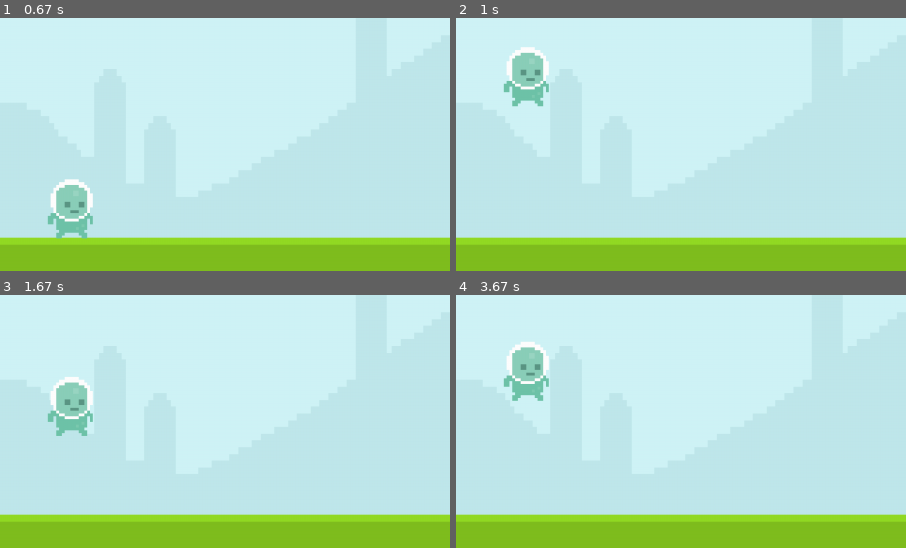
Above: before the commit, frames 1-4 (two rows, left to right).
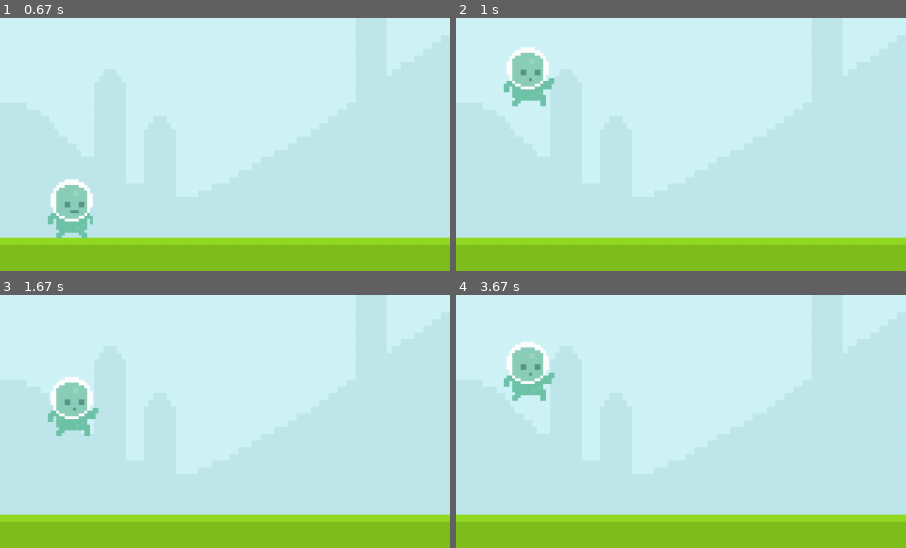
Above: after the commit, the same moments.

Repository: Zyphaex/pygame
Game: pygame game, started from main.py
Two runs of this game, one before a commit and one after it. Both use one fixed random seed, a clock stepped at 60 frames per second and the inputs below.
Inputs (mouse positions are % of the whole screen's width and height, from its top left):
- Up to frame 1 (0.67 s): tap Space at 0.33 s
- Up to frame 2 (1 s): click (50, 57) at 0.72 s
- Up to frame 3 (1.67 s): click (87, 85) at 1.55 s
- Up to frame 4 (3.67 s): click (45, 76) at 2.38 s; click (36, 29) at 3.22 s
The pictures show only the part of the screen within x 0-50%, y 40-90%; the shares and areas given below are measured in that part.

Frame 1 is identical in both runs. In frame 2, 0.2% of the frame differs, in the area x 15-22%, y 23-35%; in frame 3, 0.2%; in frame 4, 0.2%.

Commit message:
Add player animation

Diff:
--- a/main.py
+++ b/main.py
@@ -2,7 +2,7 @@
 from sys import exit
 from random import randint
 
-from utilities.constants import SCREEN_WIDTH, SCREEN_HEIGHT, FPS, PURPLE, GROUND_HEIGHT, FONT_PATH, SKY_PATH, GROUND_PATH, PLAYER_PATH, SNAIL_PATH, FLY_PATH, PLAYER_STAND_PATH
+from utilities.constants import SCREEN_WIDTH, SCREEN_HEIGHT, FPS, PURPLE, GROUND_HEIGHT, FONT_PATH, SKY_PATH, GROUND_PATH, PLAYER_WALK_1_PATH, PLAYER_WALK_2_PATH, PLAYER_JUMP_PATH, SNAIL_PATH, FLY_PATH, PLAYER_STAND_PATH
 
 pygame.init()
 pygame.display.set_caption('Blob Climbers')
@@ -21,8 +21,26 @@
 ground_surf = pygame.transform.scale(ground_surf, (SCREEN_WIDTH, SCREEN_HEIGHT - 300))
 
 # Player
-player_surf = pygame.image.load(PLAYER_PATH).convert_alpha()
+player_index = 0
+player_walk_1 = pygame.image.load(PLAYER_WALK_1_PATH).convert_alpha()
+player_walk_2 = pygame.image.load(PLAYER_WALK_2_PATH).convert_alpha()
+player_walk = [player_walk_1, player_walk_2]
+player_jump = pygame.image.load(PLAYER_JUMP_PATH).convert_alpha()
+player_surf = player_walk[player_index]
 player_rect = player_surf.get_rect(midbottom=(100, GROUND_HEIGHT))
+
+# Player Animation
+def player_animation():
+    global player_surf, player_index
+    if player_rect.bottom < GROUND_HEIGHT:
+        # Jumping
+        player_surf = player_jump
+    else:
+        # Walking
+        player_index += 0.1
+        if player_index >= len(player_walk):
+            player_index = 0
+        player_surf = player_walk[int(player_index)]
 
 # Obstacles
 snail_surf = pygame.image.load(SNAIL_PATH).convert_alpha()
@@ -108,6 +126,7 @@
         # Player
         player_gravity += 1
         player_rect.y += player_gravity
+        player_animation()
         screen.blit(player_surf, player_rect)
         if player_rect.bottom >= GROUND_HEIGHT:
             player_rect.bottom = GROUND_HEIGHT
--- a/utilities/constants.py
+++ b/utilities/constants.py
@@ -16,7 +16,10 @@
 SKY_PATH = 'assets/graphics/sky.png'
 GROUND_PATH = 'assets/graphics/ground.png'
 # Player
-PLAYER_PATH = 'assets/graphics/player/player_walk_1.png'
+PLAYER_WALK_1_PATH = 'assets/graphics/player/player_walk_1.png'
+PLAYER_WALK_2_PATH = 'assets/graphics/player/player_walk_2.png'
+PLAYER_JUMP_PATH = 'assets/graphics/player/player_jump.png'
+
 # Obstacles
 SNAIL_PATH = 'assets/graphics/snail/snail_1.png'
 FLY_PATH = 'assets/graphics/fly/fly_1.png'
Renamed: assets/graphics/player/jump.png -> assets/graphics/player/player_jump.png
